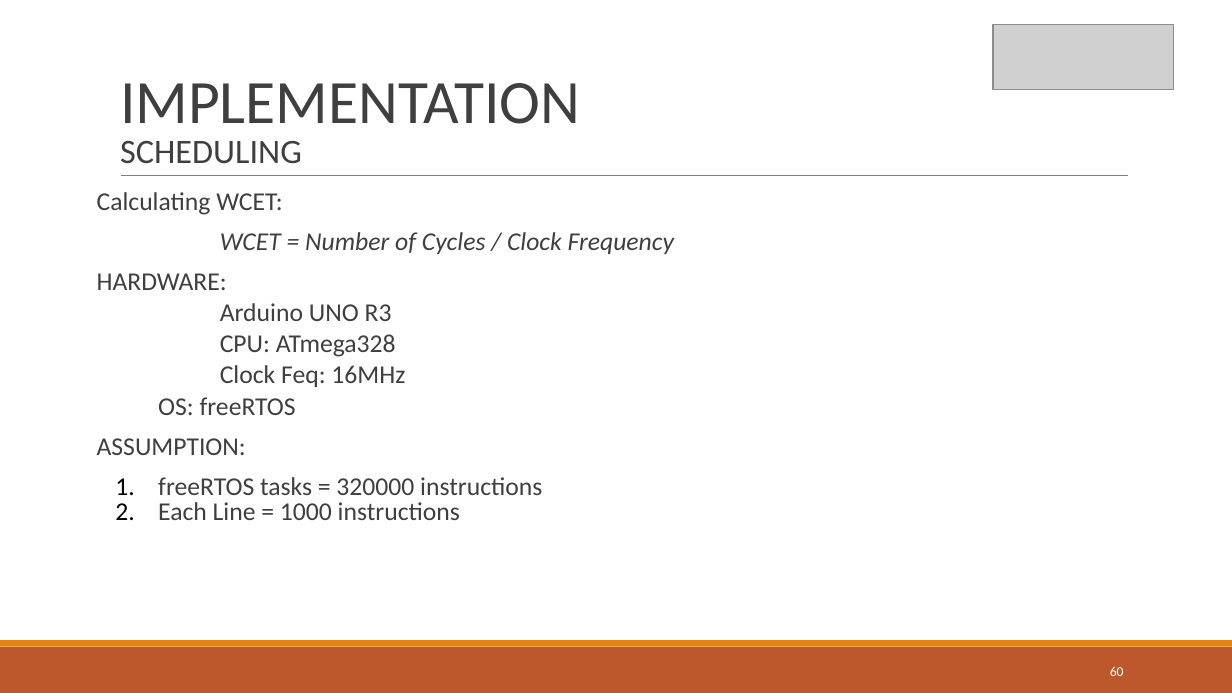
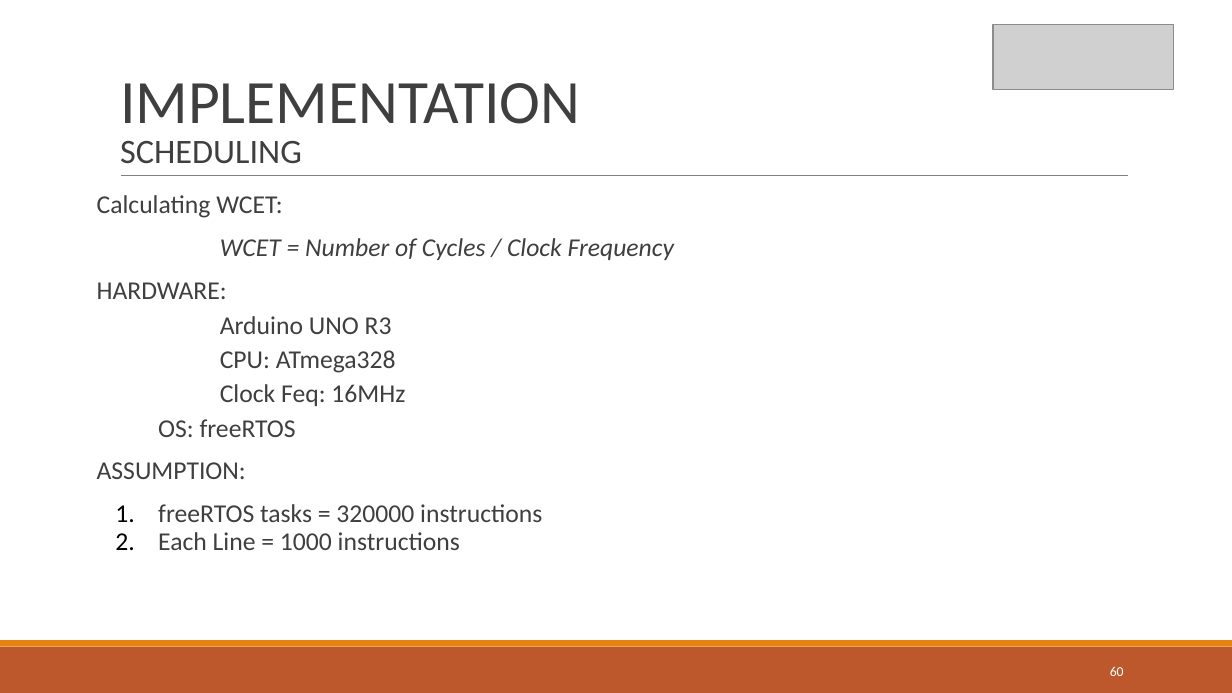
Before and after one commit to akash-cs13/ESE-Sem1, a slide deck: slide 60 of SEMESTER PROJECT-ESE.pptx. Drawn at 1232x693 pixels with LibreOffice and Linux fonts; fonts in the diff are those of the drawing; grey boxes stand for pictures. Boxes give left, top, right and bottom in pixels: in the first picture for what was removed or moved away, otherwise in the second. Text is boxed around its words. In the diff, an @@ line names an element or a change of style, - is before the commit and + after.

Commit message:
updated the ppt

```diff
--- a/SEMESTER PROJECT-ESE.pptx
+++ b/SEMESTER PROJECT-ESE.pptx
@@ text "Calculating WCET:" at (97,195,674,550): line spacing 0.8 to 0.9; line spacing 0.9 to 1 @@
```
Also in this commit, not shown: 2 other slides changed, 1 other file.
